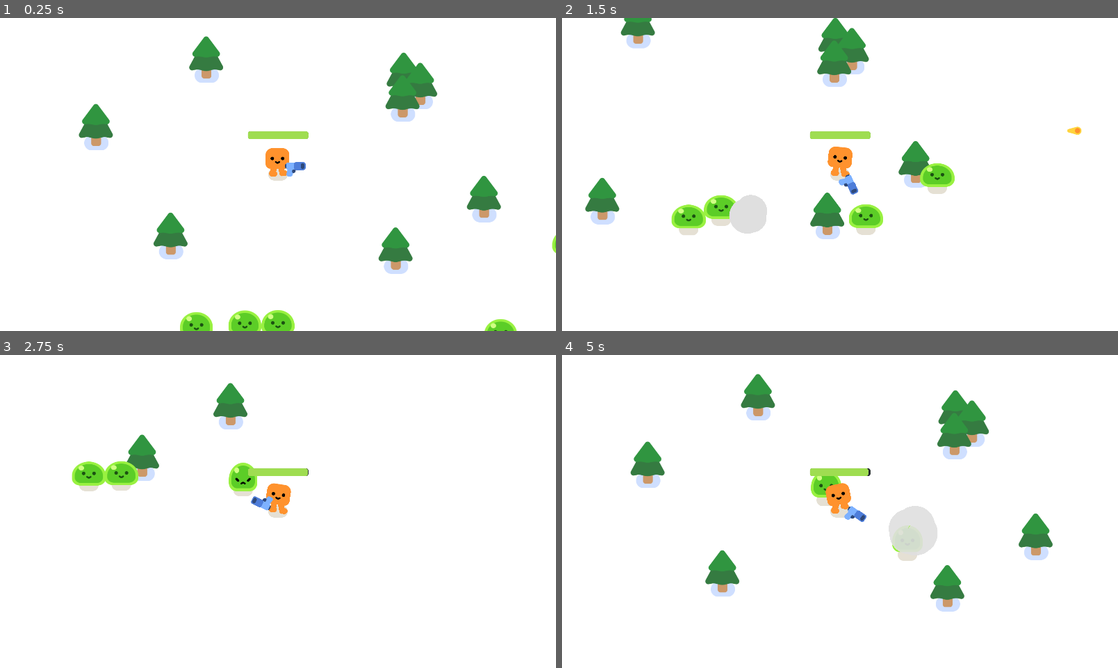
Above: before the commit, frames 1-4 (two rows, left to right).
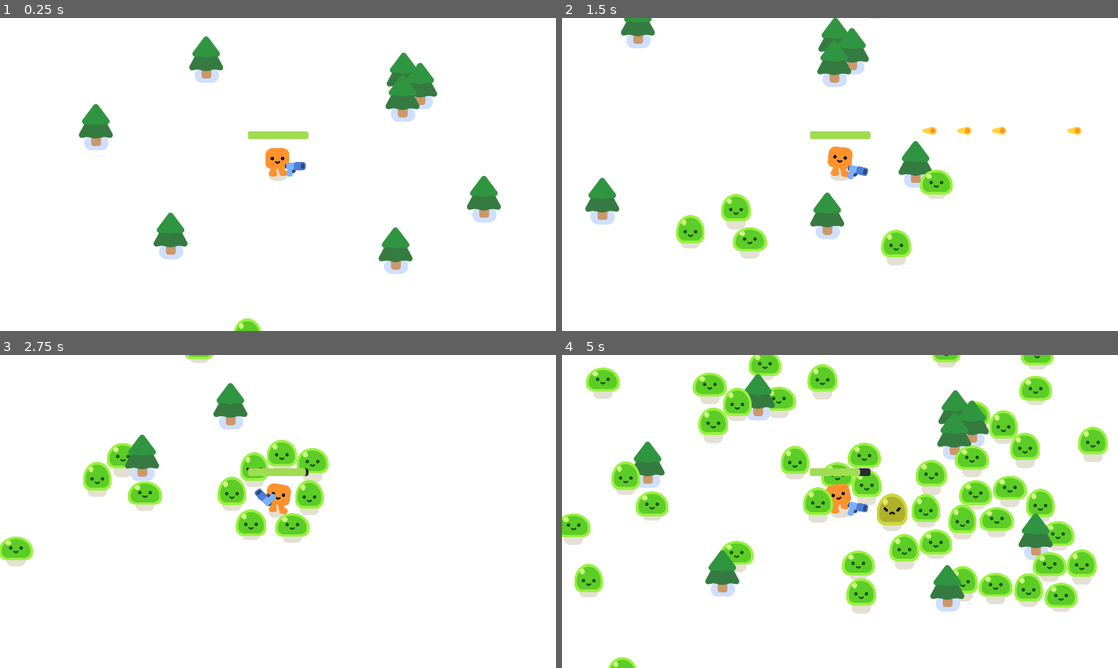
Above: after the commit, the same moments.

Repository: autrera/tutorial-survivors
Game: Godot game, scene res://survivors_game.tscn
Two runs of this game, one before a commit and one after it. Both use one fixed random seed, a clock stepped at 60 frames per second and the inputs below.
Inputs:
- Up to frame 1 (0.25 s): no input
- Up to frame 2 (1.5 s): hold D (move_right) 0.53-1.28 s; hold S (move_down) from 1.28 s (still down)
- Up to frame 3 (2.75 s): release S (move_down) at 2.03 s; hold D (move_right) from 2.03 s (still down)
- Up to frame 4 (5 s): release D (move_right) at 2.78 s; hold W (move_up) 2.78-3.53 s; hold A (move_left) from 3.53 s (still down)

The runs differ from the first frame. In frame 1, 1.1% of the frame differs, in the area x 32-100%, y 69-100%; in frame 2, 3.8%; in frame 3, 5.3%; in frame 4, 19%, in the area x 0-99%, y 0-100%.

Commit message:
Spawn mobs using a timer

Diff:
--- a/survivors_game.gd
+++ b/survivors_game.gd
@@ -1,12 +1,5 @@
 extends Node2D
 
-func _ready() -> void:
-	spawn_mob()
-	spawn_mob()
-	spawn_mob()
-	spawn_mob()
-	spawn_mob()
-	spawn_mob()
 
 func spawn_mob():
 	const MOB = preload("res://mob.tscn")
@@ -14,3 +7,7 @@
 	%PathFollow2D.progress_ratio = randf()
 	new_mob.global_position = %PathFollow2D.global_position
 	add_child(new_mob)
+
+
+func _on_timer_timeout() -> void:
+	spawn_mob()
--- a/survivors_game.tscn
+++ b/survivors_game.tscn
@@ -55,3 +55,9 @@
 unique_name_in_owner = true
 position = Vector2(-135, -82)
 rotation = -0.00277008
+
+[node name="Timer" type="Timer" parent="."]
+wait_time = 0.1
+autostart = true
+
+[connection signal="timeout" from="Timer" to="." method="_on_timer_timeout"]
